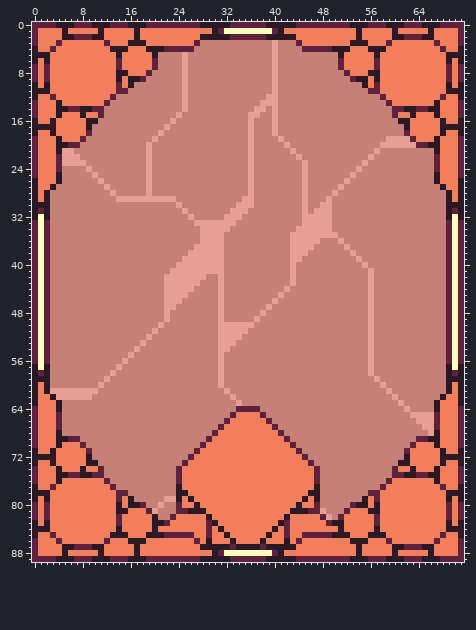
File history of a sprite sheet, data/images/cards/regtis.png. That is the earlier state.
The file is 72x90 pixels.
New version:
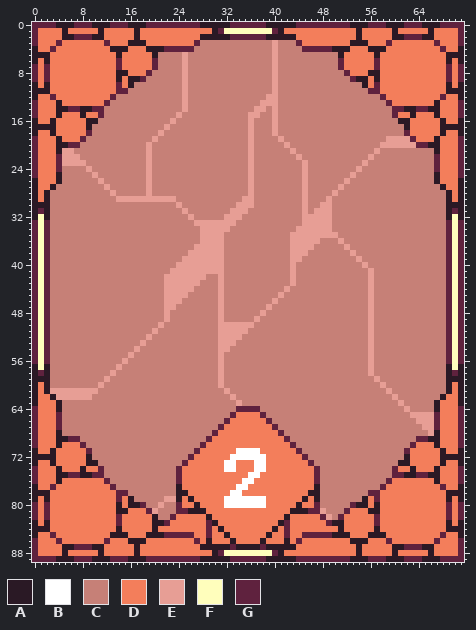
Palette (. is transparent): A #2a1925  B #ffffff  C #c68077  D #f37e5b  E #e79e95  F #fffebc  G #5f223e
Diff:
Changed rows in their new state; - is an unchanged pixel.
first column x 32:
71 --BBBB-
72 -BBBBBB
73 BB---BB
74 BB---BB
75 ----BB-
76 ---BB--
77 --BB---
78 -BB----
79 BBBBBBB
80 BBBBBBB
Where, in picture pixels (left, top, right, bottom), the same in both pictures:
changed: (224, 448, 266, 508)
